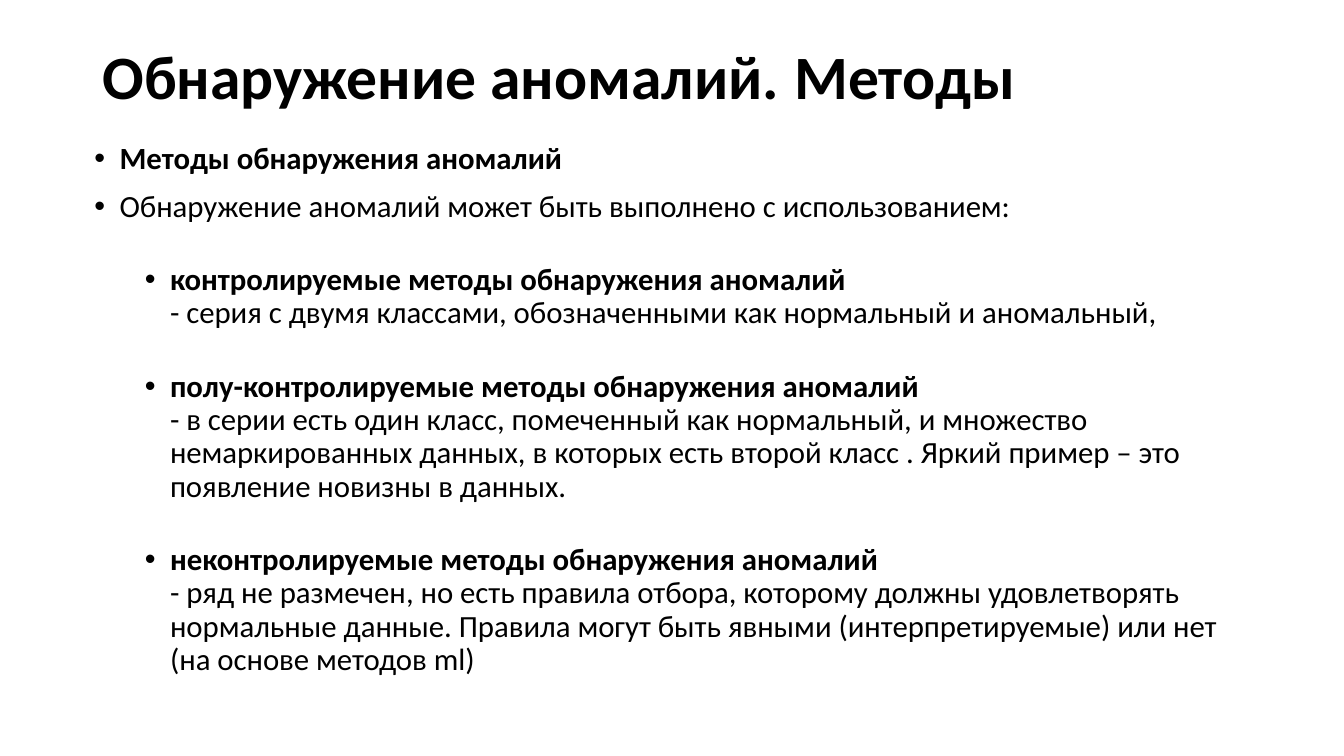
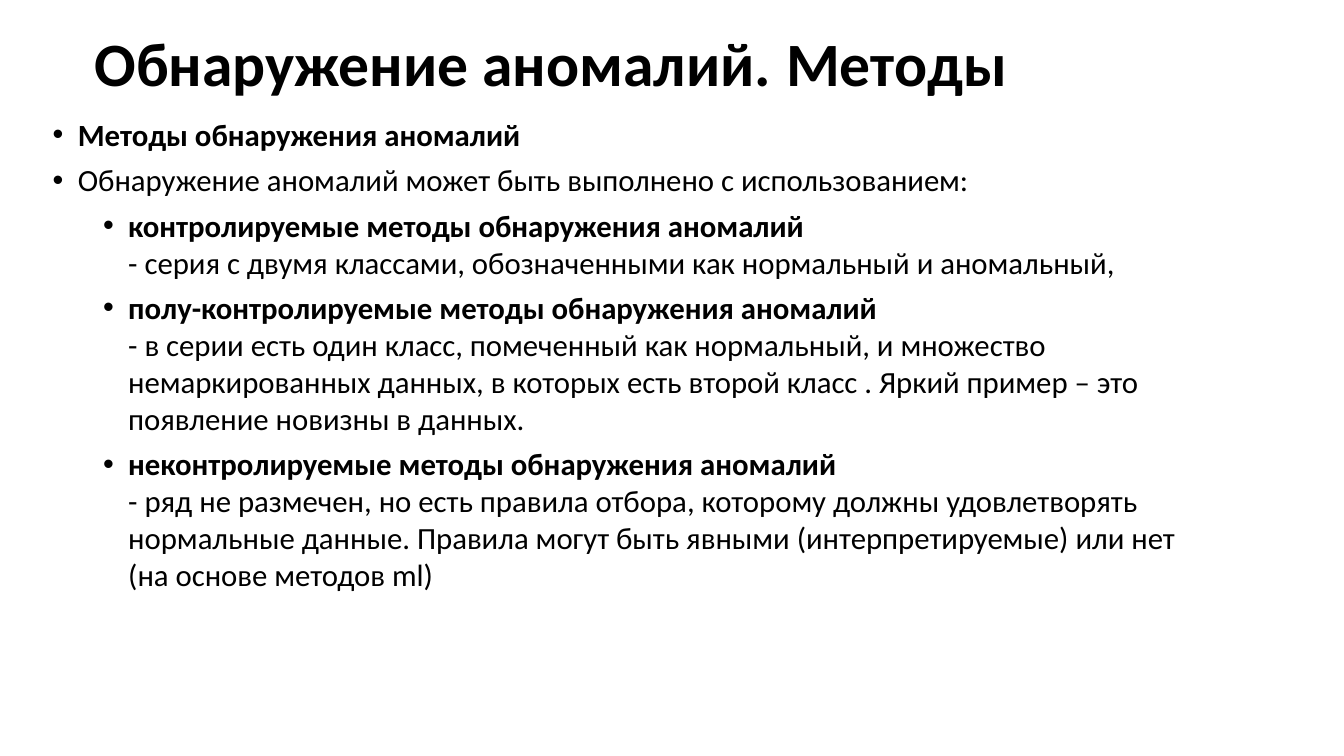
Before and after one commit to MVRonkin/TimeSeriesCourse, a slide deck: slide 9 of 2025/LEC/06-2 Обнаружение аномалий.pptx (slide 10 before the commit). Drawn at 1344x756 pixels with LibreOffice and Linux fonts; fonts in the diff are those of the drawing. Boxes give left, top, right and bottom in pixels: in the first picture for what was removed or moved away, otherwise in the second. Text is boxed around its words. In the diff, an @@ line names an element or a change of style, - is before the commit and + after.

```diff
--- a/2025/LEC/06-2 Обнаружение аномалий.pptx
+++ b/2025/LEC/06-2 Обнаружение аномалий.pptx
@@ title "Обнаружение аномалий. Методы" moved from (x1=102, y1=56, x2=1015, y2=109) to (x1=94, y1=43, x2=1007, y2=96) @@
@@ text "Методы обнаружения аномалий" moved from (x1=120, y1=148, x2=1216, y2=675) to (x1=78, y1=125, x2=1174, y2=591) @@
@@ text "Методы обнаружения аномалий" at (x1=78, y1=125, x2=1174, y2=591): line spacing 0.9 to 1; less space between paragraphs; more space between paragraphs @@
```
Also in this commit, not shown: 8 other slides changed, 2 slides added, 2 slides removed.
